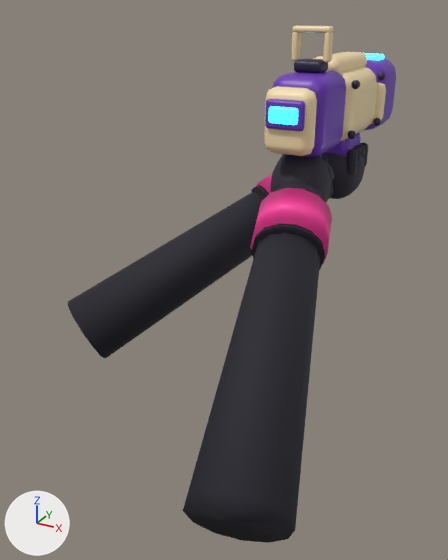
What one commit did to the glTF model art/models/ion_carbine.glb.
The view is the same before and after, from a 50 mm camera at (0.602, -1.546, 0.284) aimed at (-0.15, -0.18, -0.399). The axes (+X, +Y, +Z) are drawn at lower left. The lights are the same throughout. The picture after the commit comes second.

Names of what the first picture shows: 'ArmL', 'ArmR', 'Shell'.
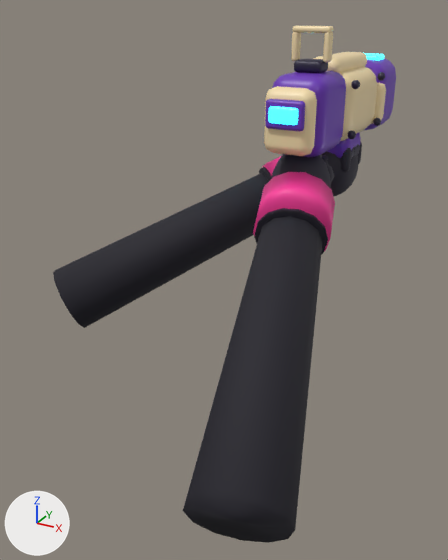
What the commit changed:
me_arml is used by ob_arml; location (0.0, 0.0, 0.0).
me_arml had 564 vertices, 1084 faces and spanned x -0.607..0.078, y -0.405..0.36, z -0.67..-0.069.
me_arml now has 564 vertices, 1084 faces and spans x -0.713..0.058, y -0.343..0.36, z -0.624..-0.064.
me_arml part 1: the loose piece of 128 vertices spanning x -0.078..0.078, y 0.182..0.358, z -0.261..-0.069 is moved by (-0.02, 0.0, 0.005).
me_arml part 2: the loose piece of 56 vertices spanning x 0.043..0.073, y 0.205..0.235, z -0.168..-0.093 is moved by (-0.02, 0.0, 0.005).
me_arml part 3: the loose piece of 56 vertices spanning x 0.043..0.073, y 0.239..0.269, z -0.168..-0.093 is moved by (-0.02, 0.0, 0.005).
me_arml part 4: the loose piece of 56 vertices spanning x 0.043..0.073, y 0.273..0.303, z -0.168..-0.093 is moved by (-0.02, 0.0, 0.005).
me_arml part 5: the loose piece of 56 vertices spanning x 0.043..0.073, y 0.307..0.337, z -0.168..-0.093 is moved by (-0.02, 0.0, 0.005).
me_arml part 6: 104 of 564 vertices moved; they spanned x -0.607..0.04, y -0.405..0.304, z -0.67..-0.117 and now span x -0.713..0.014, y -0.343..0.311, z -0.624..-0.1; mean shift (-0.019, 0.045, 0.036); largest move (-0.515, -0.393, -0.504) -> (-0.636, -0.325, -0.454).
Other edits to the shape of me_arml do not show in these pictures.
me_armr has 564 vertices, 1084 faces and spans x -0.078..0.321, y -0.861..0.06, z -0.625..-0.054.
me_armr is used by ob_armr; location (0.0, 0.0, 0.0).
me_armr part 7: 92 of 564 vertices moved; they spanned x -0.06..0.15, y -0.299..-0.016, z -0.339..-0.101 and now span x -0.077..0.14, y -0.253..-0.015, z -0.317..-0.091; mean shift (-0.012, 0.042, 0.021); largest move (-0.019, -0.163, -0.243) -> (-0.039, -0.102, -0.214).

Pixel boxes (x1, y1, x2, y2) of what changed, in the pictures (448 x 560 px; the box of a moved part takes in the faces that stretch with it):
'ArmR', reshaped
    before: (183, 154, 334, 543)
    after: (183, 154, 335, 543)
'ArmL', reshaped (13% shorter)
    before: (68, 143, 368, 359)
    after: (53, 141, 362, 328)
part 1 of me_arml, moved or reshaped
    before: (322, 145, 365, 199)
    after: (322, 151, 358, 196)
part 2 of me_arml, moved or reshaped
    before: (347, 149, 358, 174)
    after: (340, 148, 351, 172)
part 3 of me_arml, moved or reshaped (mostly hidden afterwards)
    before: (353, 147, 361, 162)
    after: (352, 147, 355, 159)
part 4 of me_arml, moved or reshaped (not visible afterwards)
    before: (357, 144, 365, 159)
part 5 of me_arml, moved or reshaped
    before: (360, 143, 368, 167)
    after: (358, 141, 362, 164)
part 6 of me_arml, moved or reshaped
    before: (68, 174, 334, 359)
    after: (53, 156, 281, 328)
part 7 of me_armr, moved or reshaped
    before: (210, 181, 332, 415)
    after: (210, 172, 335, 415)
